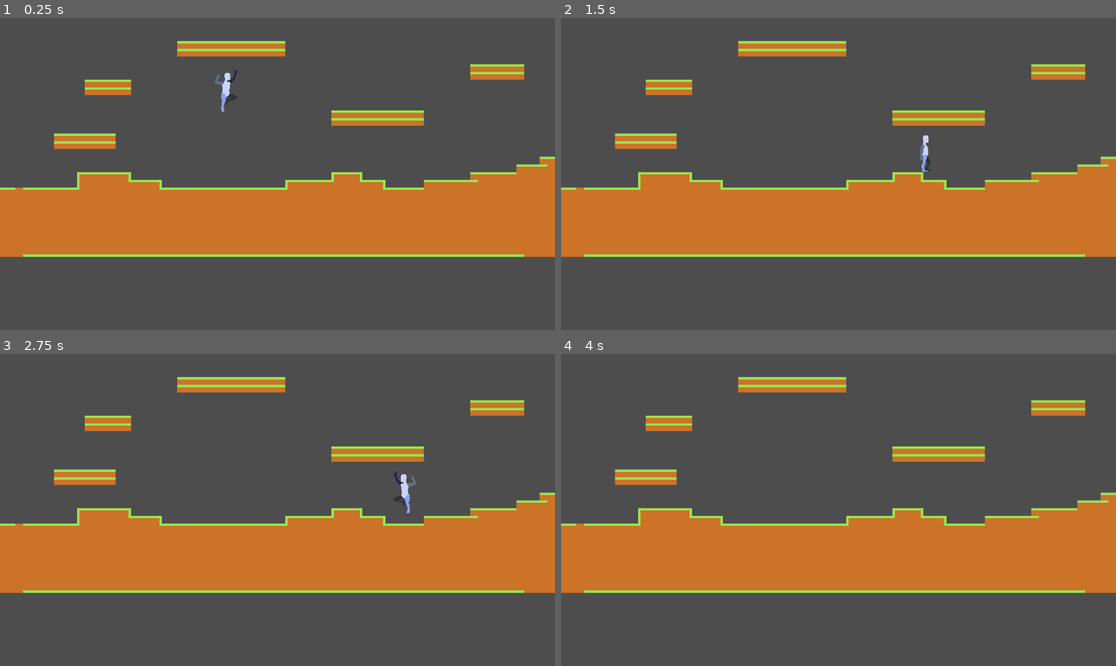
Above: before the commit, frames 1-4 (two rows, left to right).
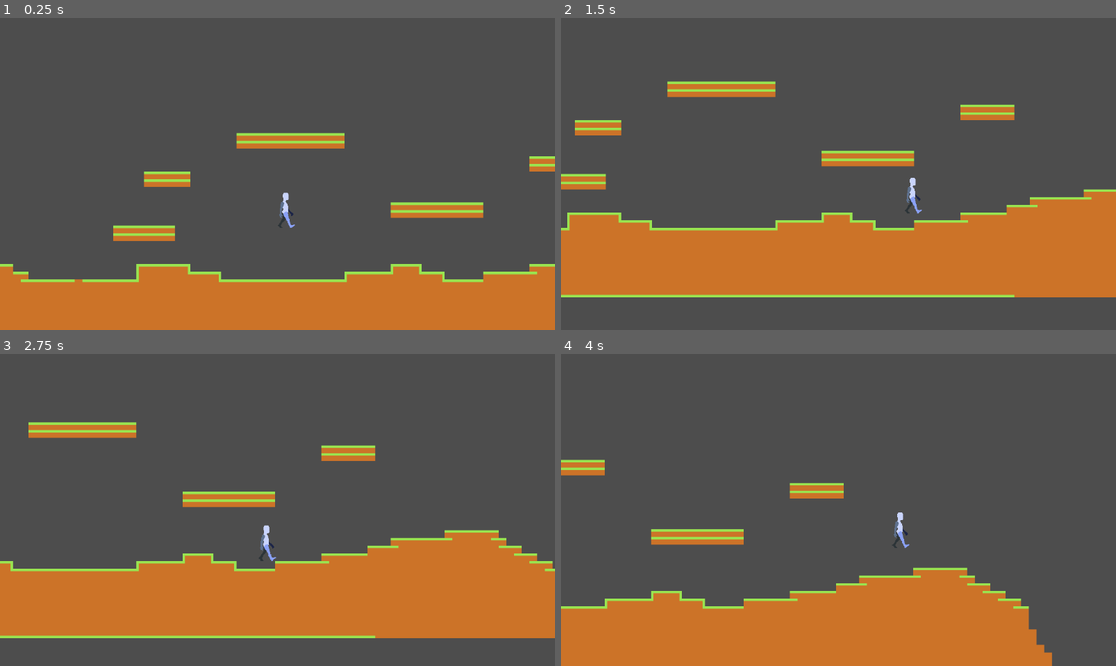
Above: after the commit, the same moments.

Repository: sinismylastname/Skateboard-Sacrifice
Game: Godot game, scene res://main.tscn
Two runs of this game, one before a commit and one after it. Both use one fixed random seed, a clock stepped at 60 frames per second and the inputs below.
Inputs:
- Up to frame 1 (0.25 s): no input
- Up to frame 2 (1.5 s): tap Enter at 0.5 s; hold X (jump) 0.53-1.28 s; hold Right (right) from 0.53 s (still down); tap C (dash) at 1.35 s
- Up to frame 3 (2.75 s): tap X (jump) at 1.52, 1.55, 1.82, 2.3 s; release Right (right) at 2.03 s; hold Left (left) from 2.03 s (still down); hold Down (lookDown) from 2.03 s (still down)
- Up to frame 4 (4 s): release Left (left) at 2.78 s; release Down (lookDown) at 2.78 s; hold Right (right) from 2.78 s (still down); tap Up (lookUp) at 2.85 s; tap X (jump) at 3.02, 3.05, 3.32 s; hold X (jump) from 3.53 s (still down)

The runs differ from the first frame. In frame 1, 47% of the frame differs, in the area x 0-100%, y 7-100%; in frame 2, 32%; in frame 3, 34%; in frame 4, 46%.

Commit message:
state machines

Diff:
--- a/main.tscn
+++ b/main.tscn
@@ -1,10 +1,11 @@
-[gd_scene load_steps=5 format=4 uid="uid://dicqsq7pcm81c"]
+[gd_scene load_steps=6 format=4 uid="uid://dicqsq7pcm81c"]
 
 [ext_resource type="PackedScene" uid="uid://b725qhgke4ac4" path="res://scenes/player.tscn" id="1_ig7tw"]
 [ext_resource type="Texture2D" uid="uid://dlonjtexeq2gq" path="res://resources/Tiles 16x16.png" id="2_0xm2m"]
+[ext_resource type="Texture2D" uid="uid://dmfnq6tv8xway" path="res://images/doge-pixel-art-shiba-inu-png-favpng-zwwYWcXKhXym7KAZqLuVnkKf6.jpg" id="3_h2yge"]
 
 [sub_resource type="TileSetAtlasSource" id="TileSetAtlasSource_h2yge"]
-resource_name = "grass"
+resource_name = "<null>"
 texture = ExtResource("2_0xm2m")
 0:0/0 = 0
 0:0/0/physics_layer_0/polygon_0/points = PackedVector2Array(-8, -8, -8, 8, 8, 8, 8, -8)
@@ -139,3 +140,10 @@
 [node name="TileMapLayer" type="TileMapLayer" parent="."]
 tile_map_data = PackedByteArray("AAADABYAAAABAAAAAAAEABYAAAABAAAAAAAFABYAAAABAAAAAAAGABYAAAABAAAAAAAHABYAAAABAAAAAAAIAB …(20752 unchanged characters)…
 tile_set = SubResource("TileSet_1bvp3")
+
+[node name="Sprite2D" type="Sprite2D" parent="."]
+modulate = Color(0.742636, 0.580096, 0.459427, 1)
+self_modulate = Color(0.514442, 0.277243, 0.269489, 1)
+position = Vector2(581, 797.5)
+scale = Vector2(2.18049, 0.814)
+texture = ExtResource("3_h2yge")
--- /dev/null
+++ b/scenes/FallState.gd
@@ -0,0 +1,20 @@
+extends PlayerState
+
+func EnterState():
+	Name = "Fall"
+
+func ExitState():
+	pass
+
+func Draw():
+	pass
+
+func Update(delta: float):
+	Player.handleGravity(delta)
+	Player.handleHorizontalMovement()
+	Player.handleLanding()
+	handleAnimations()
+
+func handleAnimations():
+	Player.Animator.play("fall")
+	Player.handleFlipH
--- /dev/null
+++ b/scenes/IdleState.gd
@@ -0,0 +1,22 @@
+extends PlayerState
+
+func EnterState():
+	Name = "Idle"
+
+func ExitState():
+	pass
+
+func Draw():
+	pass
+
+func Update(delta: float):
+	Player.handleFall()
+	Player.handleJump()
+	Player.handleHorizontalMovement()
+	if Player.xDirection != 0:
+		Player.ChangeState(States.Run)
+	HandleAnimations()
+
+func HandleAnimations():
+	Player.Animator.play("idle")
+	Player.handleFlipH()
--- /dev/null
+++ b/scenes/JumpPeakState.gd
@@ -0,0 +1,16 @@
+extends PlayerState
+
+func EnterState():
+	Name = "JumpPeak"
+
+func ExitState():
+	pass
+
+func Draw():
+	pass
+
+func Update(delta: float):
+	Player.ChangeState(States.Fall)
+
+func handleAnimations():
+	pass
--- /dev/null
+++ b/scenes/JumpState.gd
@@ -0,0 +1,22 @@
+extends PlayerState
+
+func EnterState():
+	Name = "Jump"
+	Player.velocity.y = Player.jumpPower
+
+func ExitState():
+	pass
+
+func Update(delta: float):
+	Player.handleGravity(delta)
+	Player.handleHorizontalMovement()
+	handleJumpToFall()
+	handleAnimations()
+
+func handleJumpToFall():
+	if Player.velocity.y >= 0:
+		Player.ChangeState(States.JumpPeak)
+
+func handleAnimations():
+	Player.Animator.play("jump")
+	Player.handleFlipH()
--- /dev/null
+++ b/scenes/RunState.gd
@@ -0,0 +1,22 @@
+extends PlayerState
+
+func EnterState():
+	Name = "Run"
+
+func ExitState():
+	pass
+
+func Update(delta: float):
+	Player.handleHorizontalMovement()
+	Player.handleJump()
+	Player.handleFall()
+	handleAnimations()
+	handleIdle()
+
+func handleIdle():
+	if Player.xDirection == 0:
+		Player.ChangeState(States.Idle)
+
+func handleAnimations():
+	Player.Animator.play("walk") #I really need to rename the animation 'Run' bruh wtf
+	Player.handleFlipH()
--- a/scenes/player.gd
+++ b/scenes/player.gd
@@ -12,7 +12,7 @@
 var directionFacing = 1
 
 var runSpeed = 400
-var gravityForce = 1600
+var gravityForce = 980
 var acceleration = 40
 
 var keyUp = false
@@ -26,20 +26,23 @@
 var jumpCounter = amtOfJumps
 var jumpPower = -400
 
+var currentState = null
+var previousState = null
+
 @onready var Collider = $Collider
 @onready var Sprite = $Sprite
 @onready var Animator = $Animator
+@onready var Camera = $Camera
+@onready var States = $StateMachine
 
 #endregion
 
 #region State Handling
 	#region Idle Handling
 func handleIdle():
-	jumpCounter = amtOfJumps
-	if keyRight or keyLeft:
-		state = playerState.run
-	if keyJumpPressed and jumpCounter > 0:
-		state = playerState.jump_start
+	if is_on_floor():
+		jumpCounter = amtOfJumps
+		ChangeState(States.Idle)
 #endregion
 	#region Jump Handling
 func handleJump_Start():
@@ -60,7 +63,7 @@
 
 #endregion
 	#region Run Handling
-func handleRun():
+func handleHorizontalMovement():
 	jumpCounter = amtOfJumps
 	if xDirection:
 		playerVelocity.x = xDirection * runSpeed
@@ -74,12 +77,8 @@
 #endregion
 	#region Fall Handling
 func handleFall():
-	playerVelocity.x = xDirection * runSpeed
-	velocity.x = playerVelocity.x
-	if jumpCounter > 0 and keyJumpPressed:
-		state = playerState.jump_start
-	if is_on_floor():
-		state = playerState.idle
+	if !is_on_floor():
+		ChangeState(States.Fall)
 #endregion
 	#region Dash Handling
 func handleDash():
@@ -87,9 +86,16 @@
 #endregion
 #endregion
 
-func handleGravity(delta):
+func _ready():
+	for state in States.get_children():
+		state.States = States
+		state.Player = self
+	previousState = States.Fall
+	currentState = States.Fall
+
+func handleGravity(delta, gravity: float = gravityForce):
 	if not is_on_floor():
-		velocity += get_gravity() * delta
+		velocity += gravity * delta
 
 func getInputStates():
 	xDirection = Input.get_axis("left", "right")
@@ -105,7 +111,6 @@
 	if keyLeft: directionFacing = -1
 
 func handleAnimation():
-	Sprite.flip_h = (directionFacing < 0)
 	if is_on_floor():
 		if velocity.x != 0:
 			Animator.play("walk")
@@ -117,10 +122,28 @@
 		else:
 			Animator.play("fall")
 
+func handleFlipH():
+	Sprite.flip_h = (directionFacing < 0)
+
+func _draw():
+	currentState.Draw()
+
+func ChangeState(newState):
+	if newState != null:
+		previousState = currentState
+		currentState = newState
+		previousState = newState
+		previousState.ExitState()
+		currentState.EndState()
+		print("State Change From " + previousState + " to: " + currentState)
+
+
 func _physics_process(delta):
 	getInputStates()
 	handleGravity(delta)
 	handleAnimation()
+	handleFlipH()
+	currentState.Update()
 
 	match state:
 		playerState.idle:
@@ -133,7 +156,7 @@
 			handleJump_Air()
 
 		playerState.run:
-			handleRun()
+			handleHorizontalMovement()
 
 		playerState.fall:
 			handleFall()
--- a/scenes/player.tscn
+++ b/scenes/player.tscn
@@ -1,7 +1,13 @@
-[gd_scene load_steps=10 format=3 uid="uid://b725qhgke4ac4"]
+[gd_scene load_steps=16 format=3 uid="uid://b725qhgke4ac4"]
 
-[ext_resource type="Script" uid="uid://kpfqy50lo3cu" path="res://scenes/player.gd" id="1_g2els"]
+[ext_resource type="Script" uid="uid://qr0ebmeg4am3" path="res://script/character_body_2d.gd" id="1_onrkg"]
 [ext_resource type="Texture2D" uid="uid://b6lscprlm2epn" path="res://resources/Motion_animations_1_Spritelist.png" id="2_g2els"]
+[ext_resource type="Script" uid="uid://b6nerwxhnx28l" path="res://scenes/states.gd" id="3_qhqgy"]
+[ext_resource type="Script" uid="uid://c0bvtu3v72qfj" path="res://scenes/IdleState.gd" id="4_dqkch"]
+[ext_resource type="Script" uid="uid://bp5hhtkhivfgw" path="res://scenes/RunState.gd" id="5_qlg0r"]
+[ext_resource type="Script" uid="uid://daecd6o58idvm" path="res://scenes/JumpState.gd" id="6_tuyoq"]
+[ext_resource type="Script" uid="uid://c488hoho83rgy" path="res://scenes/JumpPeakState.gd" id="7_fjrip"]
+[ext_resource type="Script" uid="uid://bs2aaw2r0p18s" path="res://scenes/FallState.gd" id="8_smehm"]
 
 [sub_resource type="RectangleShape2D" id="RectangleShape2D_e80uo"]
 size = Vector2(23, 49.3623)
@@ -102,7 +108,7 @@
 }
 
 [node name="Player" type="CharacterBody2D"]
-script = ExtResource("1_g2els")
+script = ExtResource("1_onrkg")
 
 [node name="Collider" type="CollisionShape2D" parent="."]
 position = Vector2(11.5, 24.6812)
@@ -120,3 +126,26 @@
 libraries = {
 &"": SubResource("AnimationLibrary_qlg0r")
 }
+
+[node name="Camera" type="Camera2D" parent="."]
+position_smoothing_enabled = true
+
+[node name="StateMachine" type="Node2D" parent="."]
+script = ExtResource("3_qhqgy")
+
+[node name="Locked" type="Node2D" parent="StateMachine"]
+
+[node name="Idle" type="Node2D" parent="StateMachine"]
+script = ExtResource("4_dqkch")
+
+[node name="Run" type="Node2D" parent="StateMachine"]
+script = ExtResource("5_qlg0r")
+
+[node name="Jump" type="Node2D" parent="StateMachine"]
+script = ExtResource("6_tuyoq")
+
+[node name="JumpPeak" type="Node2D" parent="StateMachine"]
+script = ExtResource("7_fjrip")
+
+[node name="Fall" type="Node2D" parent="StateMachine"]
+script = ExtResource("8_smehm")
--- /dev/null
+++ b/scenes/states.gd
@@ -0,0 +1,8 @@
+extends Node2D
+
+@onready var Locked = $Locked
+@onready var Idle = $Idle
+@onready var Run = $Run
+@onready var Jump = $Jump
+@onready var JumpPeak = $JumpPeak
+@onready var Fall = $Fall
--- /dev/null
+++ b/script/Player/States/PlayerState.gd
@@ -0,0 +1,17 @@
+class_name PlayerState extends Node
+
+var States = null
+var Player = null
+var Name := "NULL"
+
+func EnterState():
+	pass
+
+func ExitState():
+	pass
+
+func Draw():
+	pass
+
+func Update(delta: float):
+	pass
--- a/script/character_body_2d.gd
+++ b/script/character_body_2d.gd
@@ -1,6 +1,6 @@
 extends CharacterBody2D
 
-var screenWidth = 1152
+
 
 var horiDirection = Input.get_axis("left", "right")
 var allDirection = Input.get_vector("left","right","lookUp","lookDown")
@@ -157,10 +157,5 @@
 
 
 #screen teleport logic
-	if position.x < 0:
-		position.x = screenWidth - 15
-	if position.x > screenWidth:
-		position.x = 0
 
-	print(velocity)
 	move_and_slide()
Not shown, changed: export_presets.cfg
Not shown, added: exports/demo2/index.apple-touch-icon.png.import
Not shown, added: exports/demo2/index.icon.png.import
Not shown, added: exports/demo2/index.png.import
Binary file added: images/doge-pixel-art-shiba-inu-png-favpng-zwwYWcXKhXym7KAZqLuVnkKf6.jpg
Not shown, added: images/doge-pixel-art-shiba-inu-png-favpng-zwwYWcXKhXym7KAZqLuVnkKf6.jpg.import
Not shown, added: scenes/FallState.gd.uid
Not shown, added: scenes/IdleState.gd.uid
Not shown, added: scenes/JumpPeakState.gd.uid
Not shown, added: scenes/JumpState.gd.uid
Not shown, added: scenes/RunState.gd.uid
Not shown, added: scenes/states.gd.uid
(and 12 more such lines)
